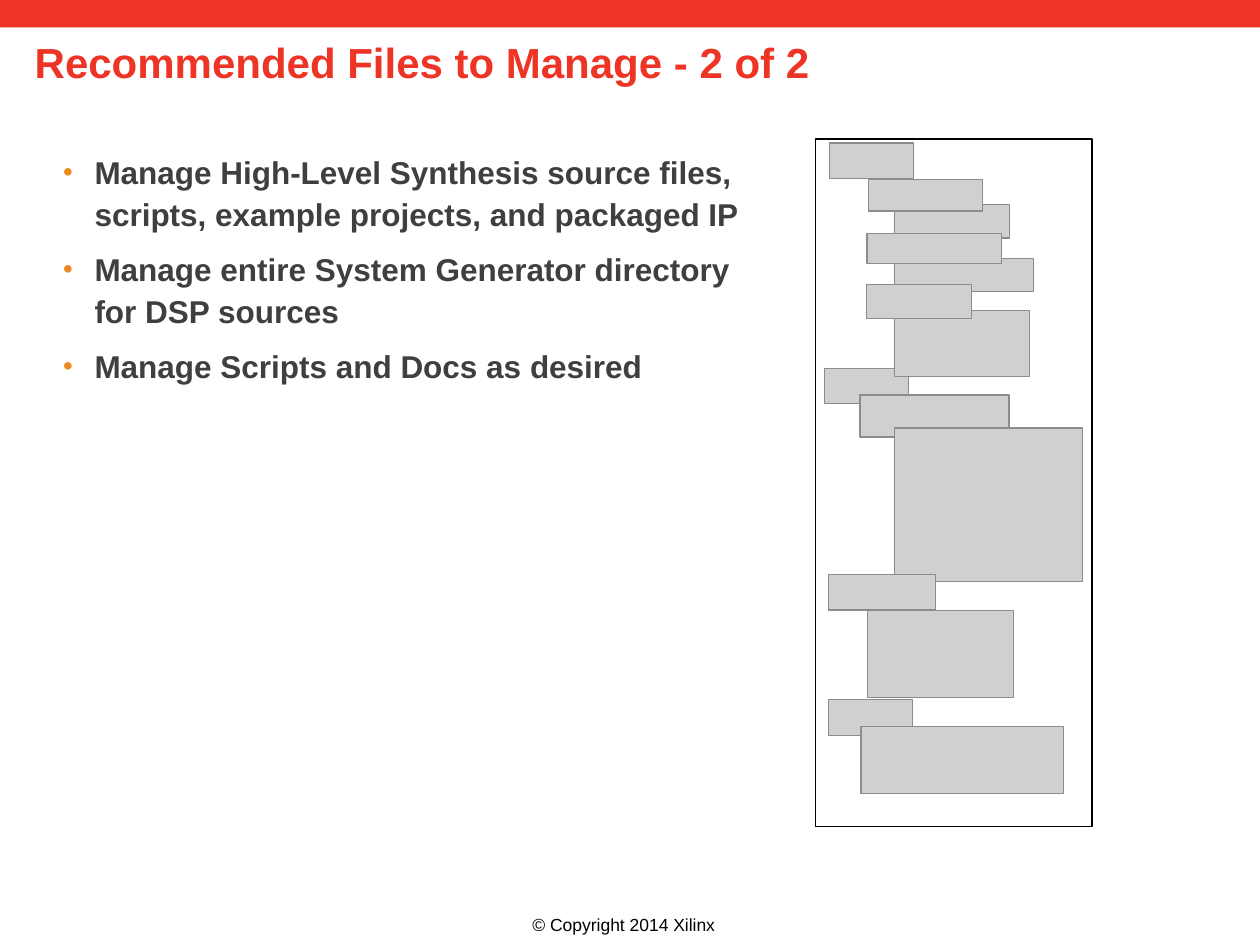
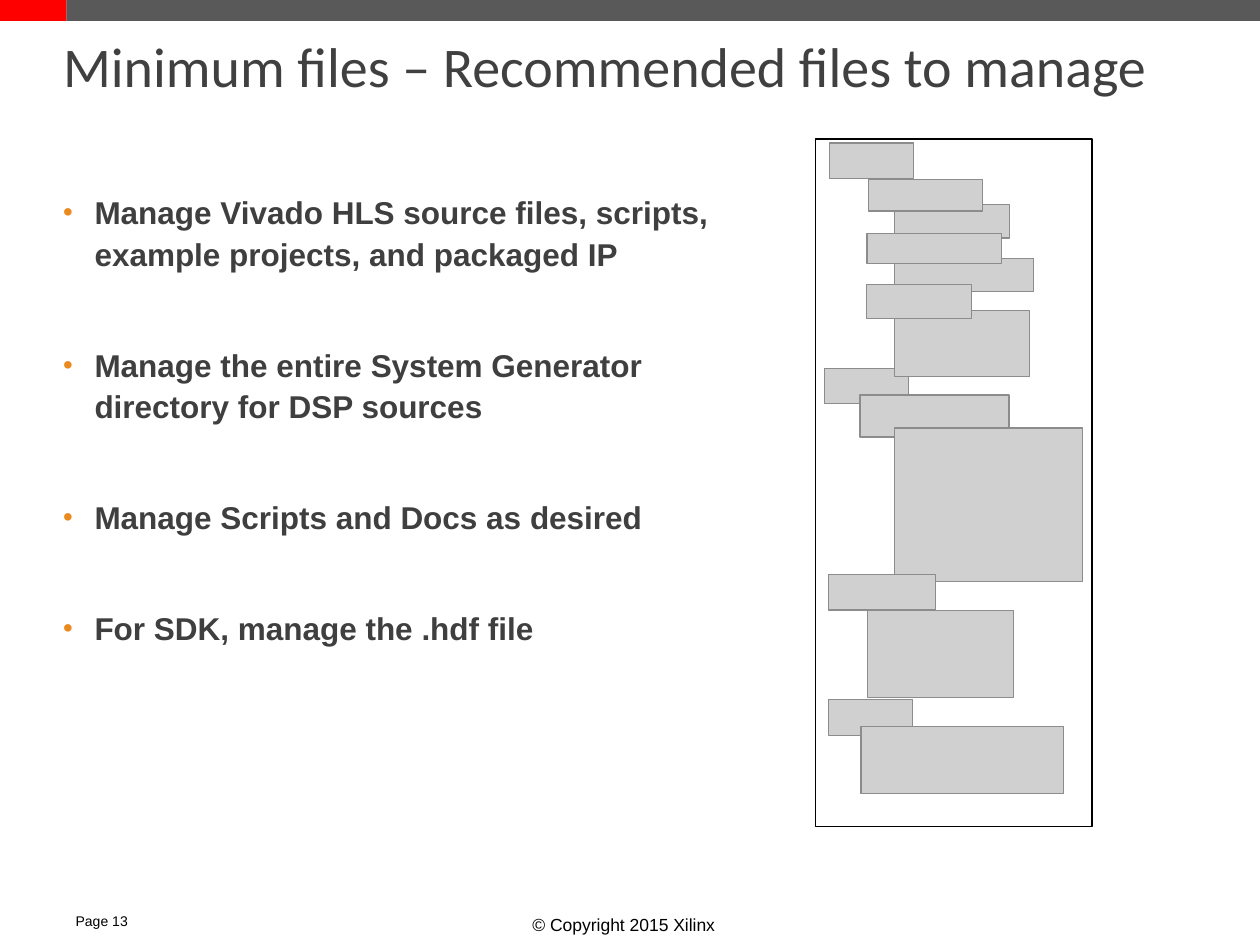
Before and after one commit to Xilinx/revCtrl, a slide deck: slide 13 of doc/versionControl.pptx (slide 21 before the commit). Drawn at 1260x945 pixels with LibreOffice and Linux fonts; fonts in the diff are those of the drawing; grey boxes stand for pictures; background and template pictures are left out. Boxes give left, top, right and bottom in pixels: in the first picture for what was removed or moved away, otherwise in the second. Text is boxed around its words. In the diff, an @@ line names an element or a change of style, - is before the commit and + after.

```diff
--- a/doc/versionControl.pptx
+++ b/doc/versionControl.pptx
@@ rectangle added at <box>0,0,67,21</box>, fill #FF0000 @@
@@ rectangle: place and size @@
-rectangle at <box>0,0,1260,28</box>
+rectangle at <box>67,0,1260,21</box>
@@ rectangle at <box>67,0,1260,21</box>: fill #EE3424 to #595959 @@
@@ title at <box>63,48,1146,97</box>: text changed; size 24 to 32 pt; font Arial to Calibri; text colour #EE3424 to #404040; bold off @@
-Recommended Files to Manage - 2 of 2
+Minimum files – Recommended files to manage
@@ text "Manage Vivado HLS source files, ...": place and size @@
-text "Manage Vivado HLS source files, ..." at <box>94,161,738,384</box>
+text "Manage Vivado HLS source files, ..." at <box>94,201,708,646</box>
@@ text at <box>94,201,708,424</box>: text changed @@
-• Manage High-Level Synthesis source files, scripts, example projects, and packaged IP
-• Manage entire System Generator directory for DSP sources
+• Manage Vivado HLS source files, scripts, example projects, and packaged IP
+• Manage the entire System Generator directory for DSP sources
@@ text at <box>94,617,533,646</box>: paragraph added @@
+• For SDK, manage the .hdf file
@@ page number added at <box>76,916,128,929</box>, 8 pt, text #000000 @@
+Page 13
@@ text at <box>550,918,715,935</box>: text changed @@
-© Copyright 2014 Xilinx
+© Copyright 2015 Xilinx
```
Also in this commit, not shown: 20 other slides changed, 19 slides added, 8 slides removed.
